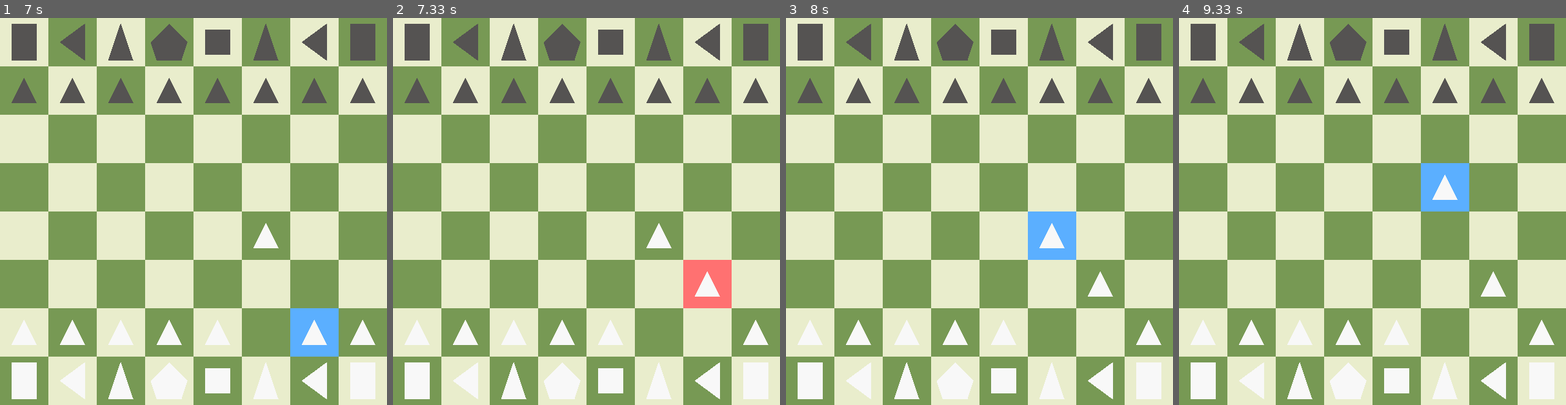
Above: before the commit, frames 1-4 (left to right).
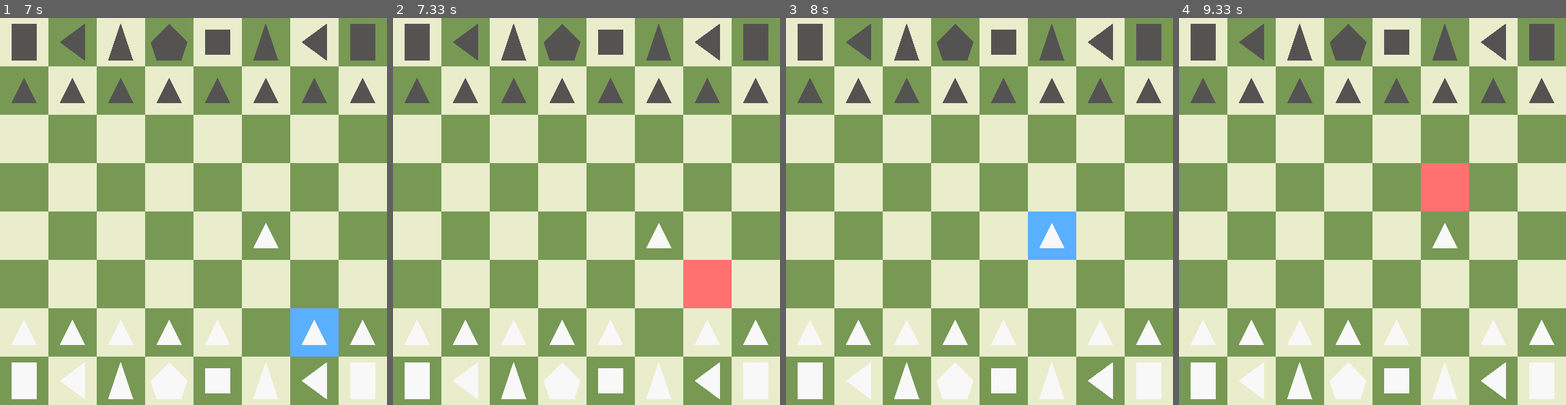
Above: after the commit, the same moments.

Repository: caleb-james-smith/PyGameChess
Game: pygame game, started from play.py
The game is run twice, just before and just after one commit, with the same random seed, the same clock (stepped at 60 frames per second) and the same inputs.
Inputs (mouse positions are in pixels of both pictures, inside the frame that each line leads up to):
- Up to frame 1 (7 s): click (239, 107) at 0.38 s; click (127, 304) at 0.72 s; click (92, 331) at 1.05 s; click (294, 68) at 1.38 s; click (77, 188) at 1.72 s; click (96, 304) at 2.05 s; click (259, 350) at 2.38 s; click (286, 211) at 2.72 s; click (174, 215) at 3.05 s; click (100, 269) at 3.38 s; click (108, 145) at 3.72 s; click (154, 118) at 4.05 s; click (116, 64) at 4.38 s; click (139, 296) at 4.72 s; click (123, 343) at 5.05 s; click (197, 269) at 5.38 s; click (85, 323) at 5.72 s; click (317, 346) at 6.05 s; click (147, 172) at 6.38 s; click (309, 331) at 6.72 s
- Up to frame 2 (7.33 s): click (714, 265) at 7.05 s
- Up to frame 3 (8 s): click (905, 184) at 7.38 s; click (1056, 257) at 7.72 s
- Up to frame 4 (9.33 s): click (1422, 165) at 8.05 s; click (1283, 192) at 8.38 s; click (1403, 312) at 8.72 s; click (1449, 180) at 9.05 s

Frame 1 is identical in both runs. In frame 2, 0.4% of the frame differs, in the area x 78-85%, y 65-85%; in frame 3, 0.4%; in frame 4, 2.2%, in the area x 62-85%, y 37-85%.

Commit message:
Define player class. Track current player and switch turns.

Diff:
--- a/play.py
+++ b/play.py
@@ -4,6 +4,9 @@
 
 # TODO:
 # - Define allowed piece movement and captures
+# - Define check
+# - Define checkmate
+# - Get set of legal moves for current player
 # DONE:
 # - Draw colored square when clicked
 # - Fix bug: use square location instead of click location
@@ -16,11 +19,15 @@
 # - Make piece class
 # - Draw pieces using piece classes
 # - Move some functions to board class
+# - Define player class
+# - Track current player turn in state class
+# - Switch between players
 
 # Import the pygame library
 import pygame
 from board import Board
 from state import State
+from player import Player
 
 # Run the game
 def run_game():
@@ -50,10 +57,15 @@
     screen = pygame.display.set_mode([SCREEN_WIDTH, SCREEN_HEIGHT])
     # Initialize the board
     board = Board(pygame, screen, BOARD_LIGHT_COLOR, BOARD_DARK_COLOR, SQUARES_PER_SIDE, SQUARE_SIDE)
-    # Initialize the game state
-    state = State(board)
-    # Setup pieces
+    # Create players
+    white_player = Player("Bilbo", "white")
+    black_player = Player("Gollum", "black")
+    # Setup the game state
+    state = State(board, white_player, black_player)
     state.SetInitialPieceState()
+    state.SetCurrentPlayer(white_player)
+    current_player = state.GetCurrentPlayer()
+    print("Current player: {0} - {1}".format(current_player.GetName(), current_player.GetColor()))
 
     # Run until the user asks to quit
     running = True
@@ -118,12 +130,17 @@
                         position_to = [x, y]
                         # Check if move is valid for piece
                         piece_to_move = state.GetPieceInPosition(position_from)
+                        piece_to_move_color = piece_to_move.GetColor()
                         #piece_to_move_value = piece_to_move.GetValue()
                         #piece_to_move_name  = piece_to_move.GetName()
                         #print("piece to move: piece: {0}, value: {1}, name: {2}".format(piece_to_move, piece_to_move_value, piece_to_move_name))
+                        current_color = current_player.GetColor()
                         move_is_valid = piece_to_move.MoveIsValid(position_to)
-                        if move_is_valid:
+                        if (piece_to_move_color == current_color) and move_is_valid:
                             state.MovePiece(position_from, position_to)
+                            state.SwitchTurn()
+                            current_player = state.GetCurrentPlayer()
+                            print("Current player: {0} - {1}".format(current_player.GetName(), current_player.GetColor()))
                         clicked_square_exists = False
                         position_from = None
                 else:
--- /dev/null
+++ b/player.py
@@ -0,0 +1,16 @@
+class Player:
+    def __init__(self, name, color):
+        self.name = name
+        self.color = color
+
+    def GetName(self):
+        return self.name
+
+    def SetName(self, name):
+        self.name = name
+
+    def GetColor(self):
+        return self.color
+
+    def SetColor(self, color):
+        self.color = color
--- a/state.py
+++ b/state.py
@@ -26,10 +26,13 @@
 
 # Class to define current game state (piece positions)
 class State:
-    def __init__(self, board, state=None, piece_state=None):
+    def __init__(self, board, white_player, black_player):
         self.board = board
-        self.state = state
-        self.piece_state = piece_state
+        self.state = None
+        self.piece_state = None
+        self.white_player = white_player
+        self.black_player = black_player
+        self.current_player = None
         # Chess pieces
         self.pieces = {
             0: "empty",
@@ -55,6 +58,18 @@
 
     def SetPieceState(self, piece_state):
         self.piece_state = piece_state
+
+    def GetCurrentPlayer(self):
+        return self.current_player
+
+    def SetCurrentPlayer(self, current_player):
+        self.current_player = current_player
+
+    def SwitchTurn(self):
+        if self.current_player == self.white_player:
+            self.current_player = self.black_player
+        elif self.current_player == self.black_player:
+            self.current_player = self.white_player
 
     # Check if piece has a valid value
     def PieceIsValid(self, value):
